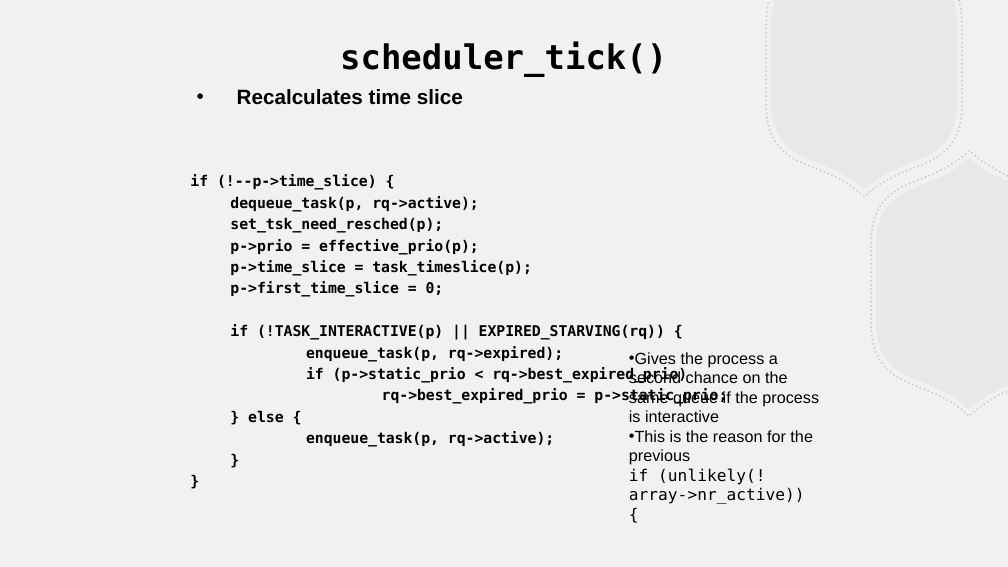
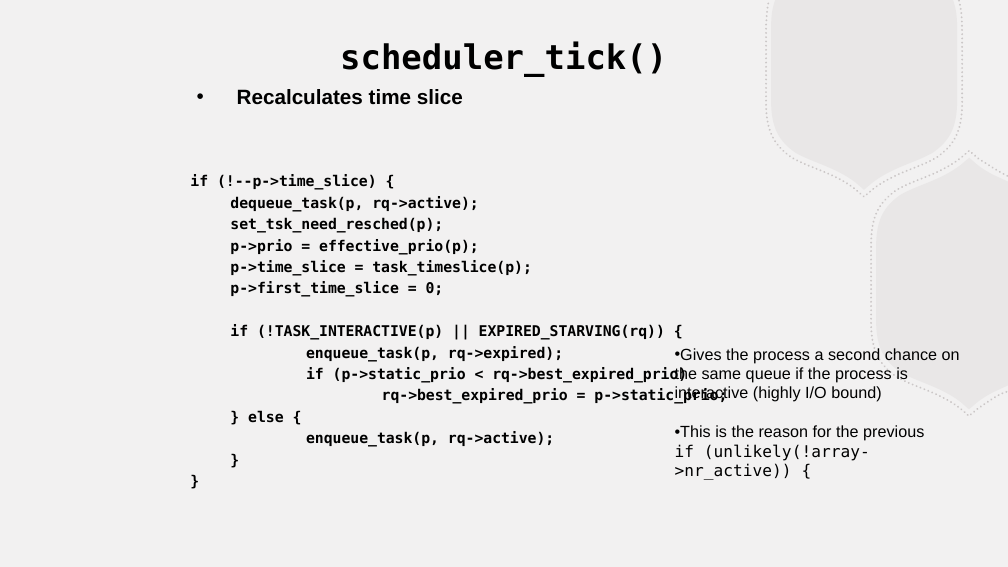
Before and after one commit to BillJr99/Ursinus-CS376, a slide deck: slide 22 of files/lectures/linuxscheduling.pptx. Drawn at 1008x567 pixels with LibreOffice and Linux fonts; fonts in the diff are those of the drawing. Boxes give left, top, right and bottom in pixels: in the first picture for what was removed or moved away, otherwise in the second. Text is boxed around its words. In the diff, an @@ line names an element or a change of style, - is before the commit and + after.

Commit message:
Lecture updates

```diff
--- a/files/lectures/linuxscheduling.pptx
+++ b/files/lectures/linuxscheduling.pptx
@@ text "Gives the process a second ...": place and size @@
-text "Gives the process a second ..." at box(629, 352, 819, 504)
+text "Gives the process a second ..." at box(675, 348, 960, 461)
@@ text at box(675, 348, 960, 402): text changed @@
-• Gives the process a second chance on the same queue if the process is interactive
+• Gives the process a second chance on the same queue if the process is interactive (highly I/O bound)
```
Also in this commit, not shown: 1 other slide changed, 1 other file.
